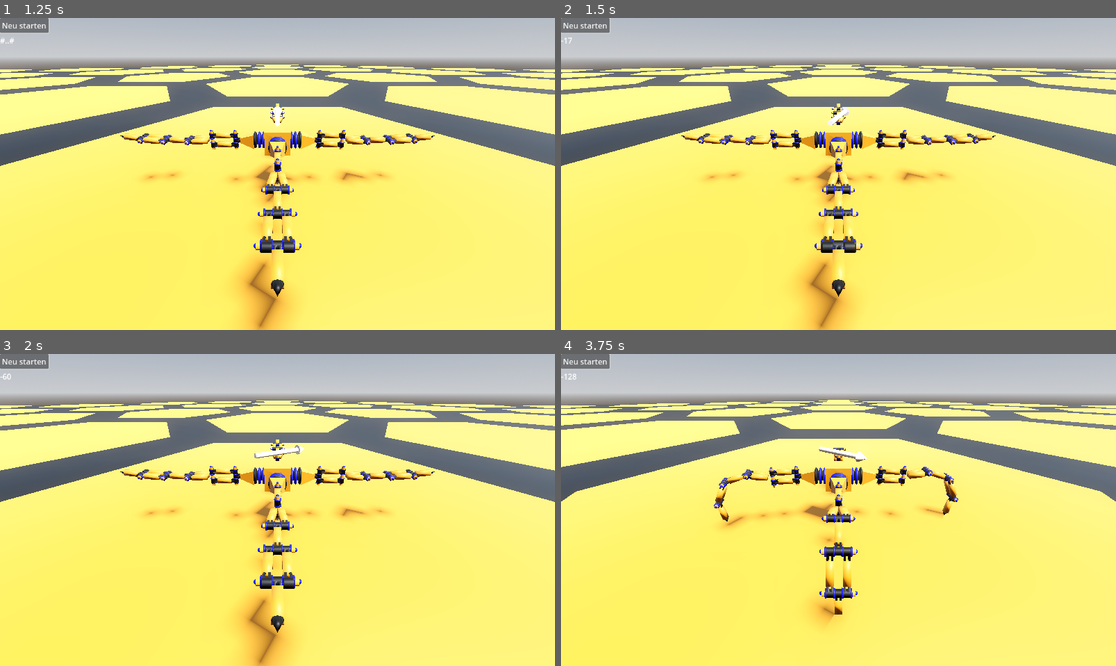
Above: before the commit, frames 1-4 (two rows, left to right).
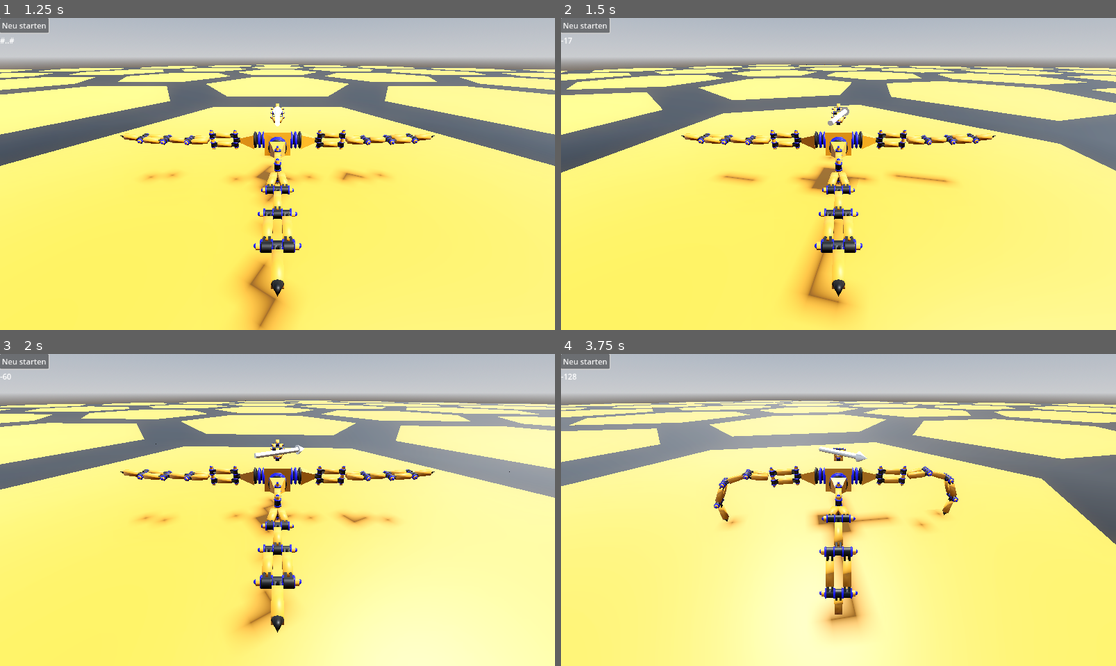
Above: after the commit, the same moments.

Repository: gheddie/godot_spider_game
Game: Godot game, scene res://sandbox.tscn
Same seed, same stepped clock (60 frames per second), same inputs: the game is played once before the commit and once after it.
Inputs:
- Up to frame 1 (1.25 s): click "Neu starten" at 0.5 s
- Up to frame 2 (1.5 s): tap Enter at 1.25 s; hold D (turn_right) from 1.28 s (still down)
- Up to frame 3 (2 s): keep holding D (turn_right)
- Up to frame 4 (3.75 s): release D (turn_right) at 2.03 s; hold S (move_backward) 2.03-2.78 s; hold D (turn_right) 2.78-3.53 s; hold W (move_forward) from 3.53 s (still down)

Frame 1 is identical in both runs. In frame 2, 9.1% of the frame differs, in the area x 0-100%, y 14-100%; in frame 3, 41%; in frame 4, 50%.

Commit message:
added movement rotation

Diff:
--- a/script/spider.gd
+++ b/script/spider.gd
@@ -57,6 +57,8 @@
 		direction_indicator.rotation.y -= 0.025
 		headingIndicator.text = str(int(direction_indicator.rotation_degrees.y))
 
+	rotation.y = deg_to_rad(direction_indicator.rotation_degrees.y)
+
 func connect_buttons() -> void:
 	buttonRestart.pressed.connect(restart_level)
 
Not shown, changed: assets/blender/direction_indicator.blend
